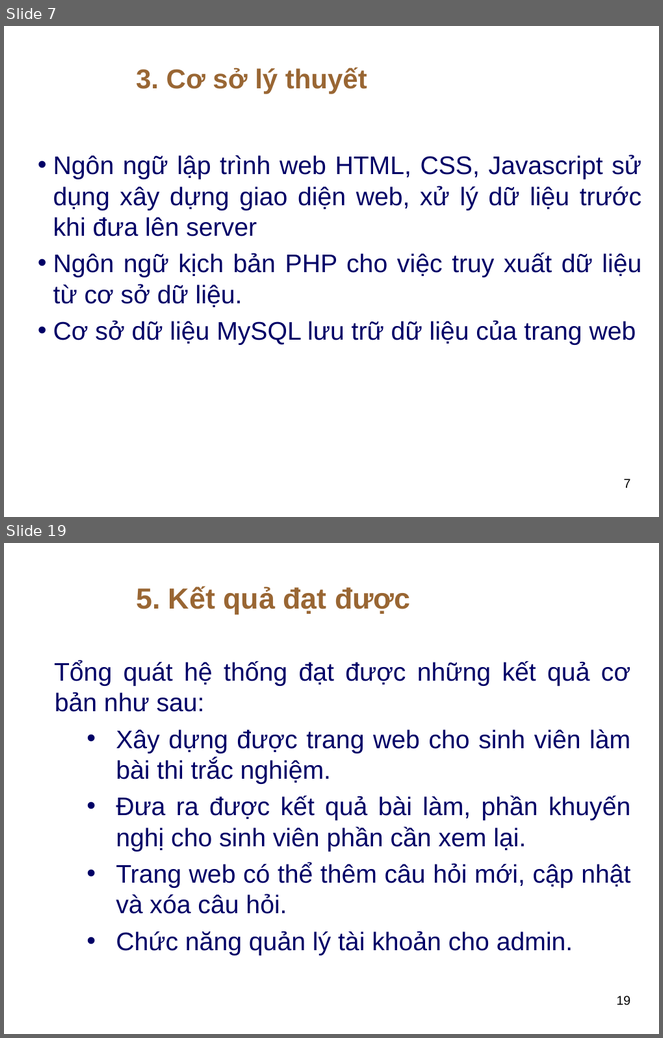
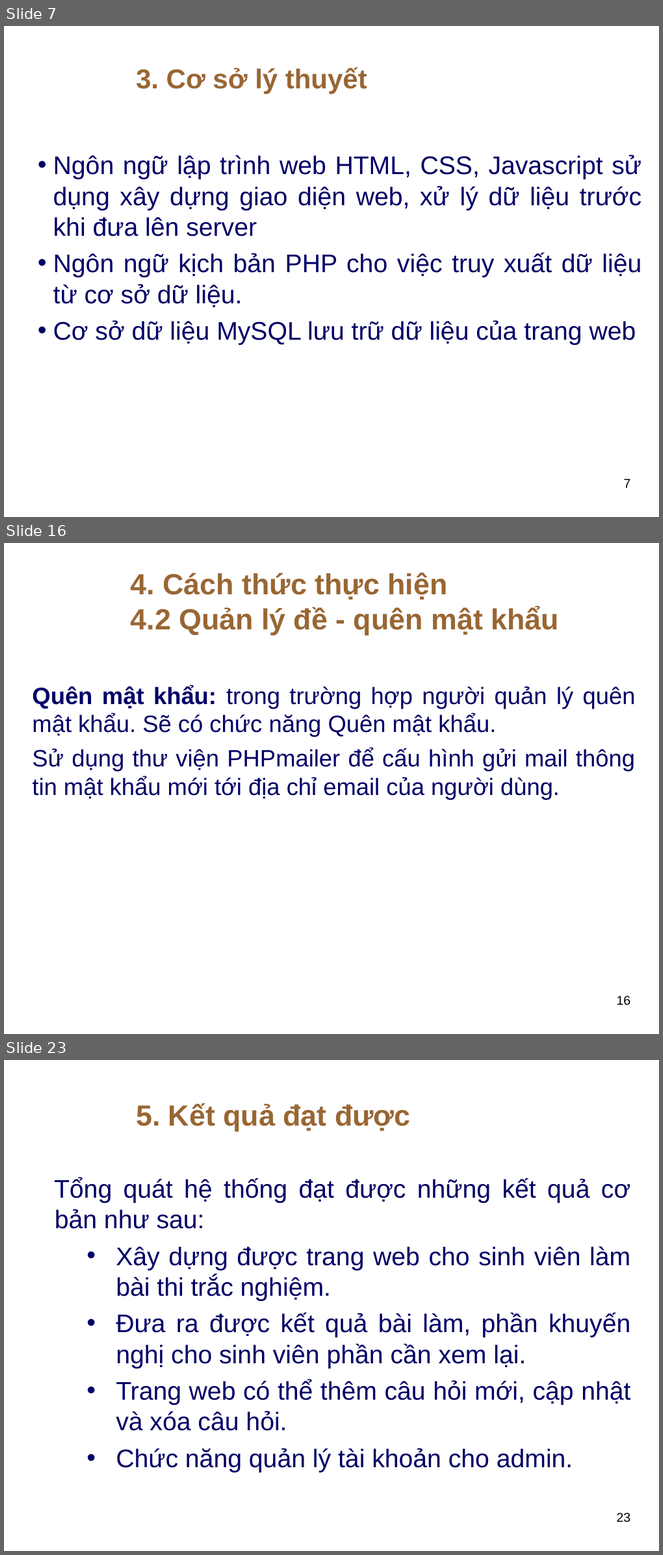
Before and after one commit to thuhuynh4393/testfrontend, a slide deck: Thu HUynh - SLide bao cao.ppt. Shown one above the other, each under a label of ours: slides 7 and 19 before the commit, slides 7, 16 and 23 after it; the slides between them are not shown. The pictures are 663x1038 and 663x1555 pixels, drawn with LibreOffice and Linux fonts; fonts in the diff are those of the drawing; background and template pictures are left out. Boxes give left, top, right and bottom in pixels: in the first picture for what was removed or moved away, otherwise in the second. Text is boxed around its words. In the diff, an @@ line names an element or a change of style, - is before the commit and + after.

```diff
--- a/Thu HUynh - SLide bao cao.ppt
+++ b/Thu HUynh - SLide bao cao.ppt
@@ slide 16 added at box(4, 543, 659, 1034), background picture (left out) @@
@@ text added at box(131, 572, 559, 635), 32 pt, text #996633, bold @@
+4. Cách thức thực hiện
+4.2 Quản lý đề - quên mật khẩu
@@ text added at box(32, 685, 636, 800), 26 pt, text #000066 @@
+Quên mật khẩu: trong trường hợp người quản lý quên mật khẩu. Sẽ có chức năng Quên mật khẩu.
+Sử dụng thư viện PHPmailer để cấu hình gửi mail thông tin mật khẩu mới tới địa chỉ email của người dùng.
@@ page number added at box(617, 996, 631, 1006), 14 pt, text #000000 @@
+16
@@ what was slide 19 is now slide 23 @@
@@ page number at box(617, 1513, 631, 1523): text changed @@
-19
+23
```
Also in this commit, not shown: 12 slides changed, 6 other slides added, 3 slides removed.
